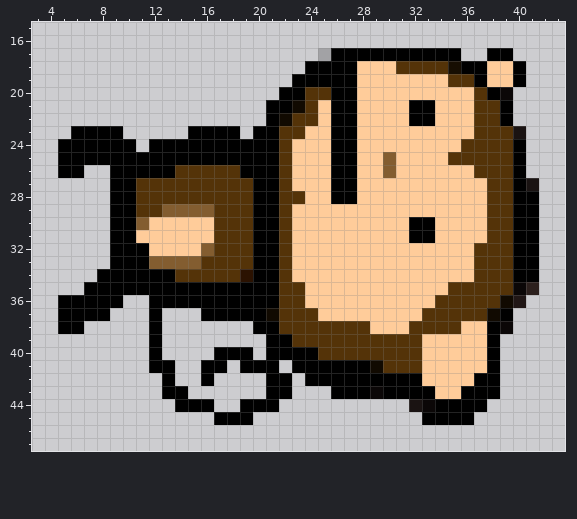
Edited in one commit: pixel-art sprite (sprites/spr_playerdead/cffe74da-32ea-400d-ae7b-7a1e2b4a8d00.png). The picture above is the old version.
The file is 48x48 pixels. Colours within 5 levels of each other are drawn and written as one. Shown: x 3..43, y 15..47.
Now the later version:
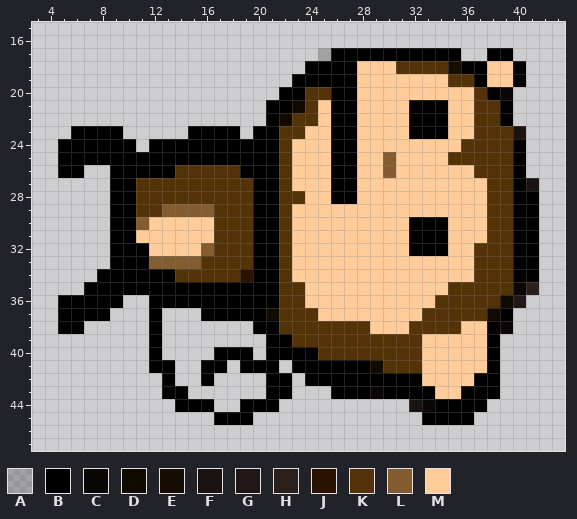
Palette (. is transparent): A #00000035  B #000000  C #0b0707  D #110a01  E #170e02  F #1a1312  G #211716  H #2c201d  J #2b1201  K #543308  L #835d30  M #ffcc9a
Diff:
y 21..22: x 34 M -> B
y 23: x 32..34 MMM -> BBB
y 30..31: x 34 M -> B
y 32: x 32..34 MMM -> BBB
Changed places in both pictures, as pixel boxes (x1, y1, x2, y2):
changed: (409, 100, 448, 139)
changed: (409, 217, 448, 256)
